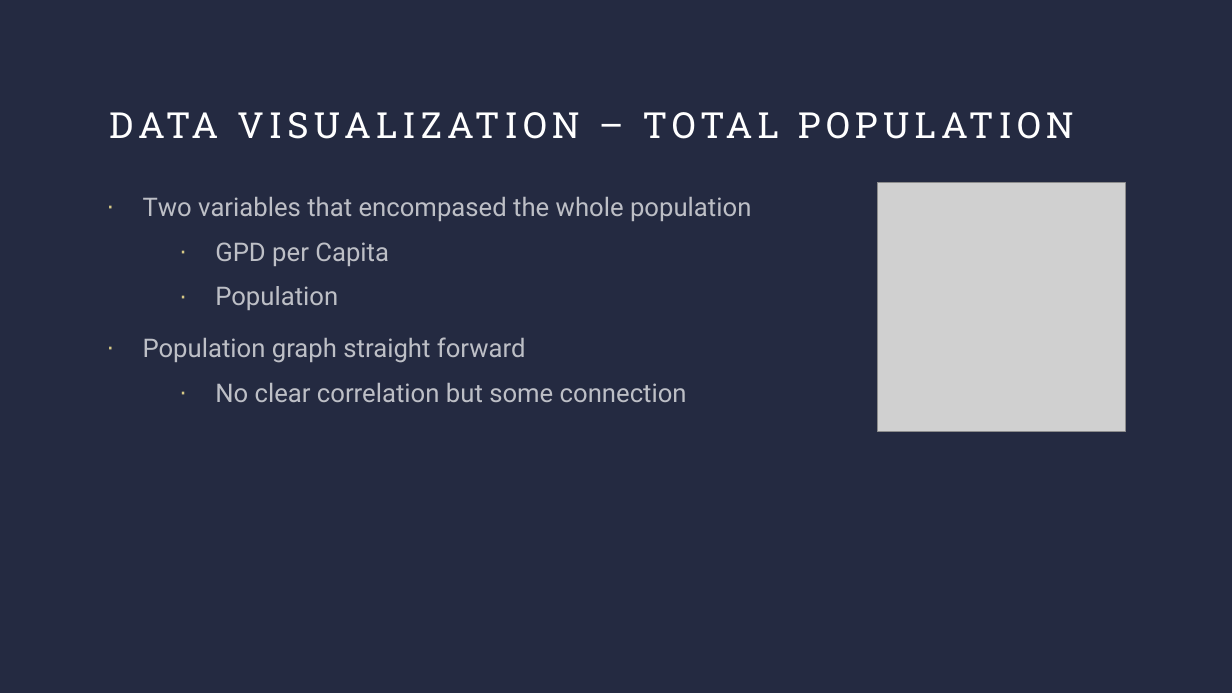
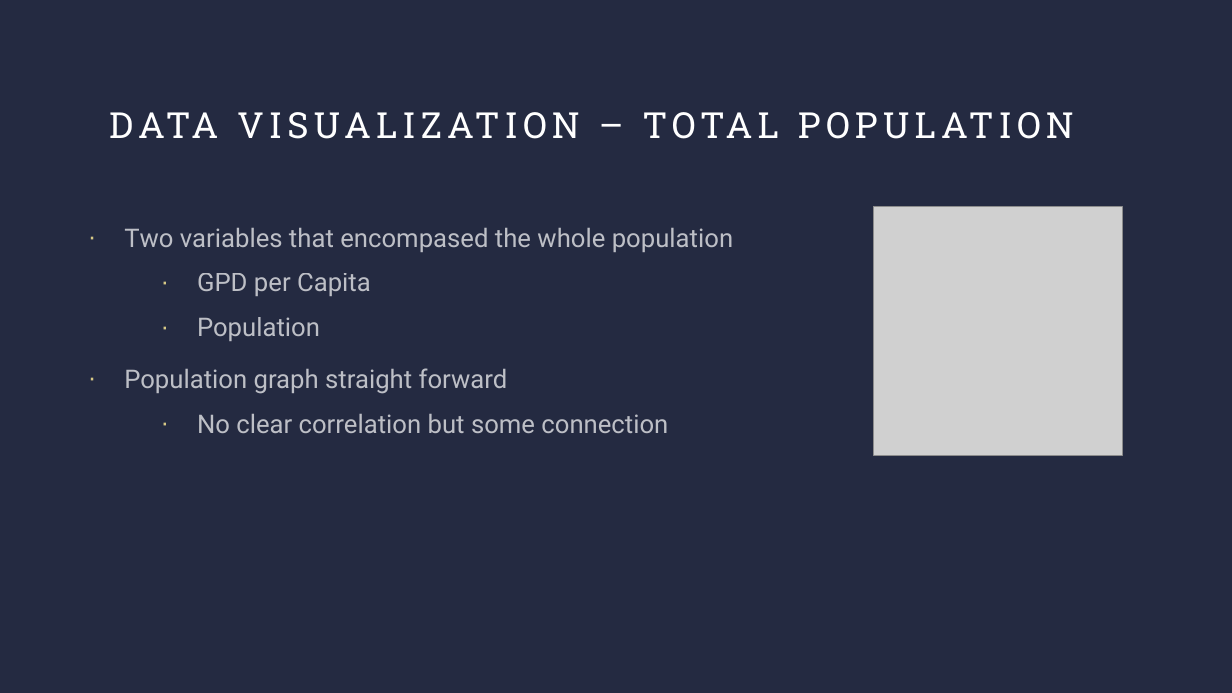
Before and after one commit to dgulacsy/DE2_Term_Project, a slide deck: slide 14 of DE2_Term_Presentation.pptx (slide 13 before the commit). Drawn at 1232x693 pixels with LibreOffice and Linux fonts; fonts in the diff are those of the drawing; grey boxes stand for pictures. Boxes give left, top, right and bottom in pixels: in the first picture for what was removed or moved away, otherwise in the second. Text is boxed around its words. In the diff, an @@ line names an element or a change of style, - is before the commit and + after.

```diff
--- a/DE2_Term_Presentation.pptx
+++ b/DE2_Term_Presentation.pptx
@@ picture: place and size @@
-picture at [877, 183, 1126, 432]
+picture at [874, 207, 1123, 456]
@@ text "Two variables that encompased the ...": place and size @@
-text "Two variables that encompased the ..." at [143, 197, 751, 402]
+text "Two variables that encompased the ..." at [124, 228, 733, 433]
```
Also in this commit, not shown: 4 other slides changed, 1 slide added, 11 other files.
